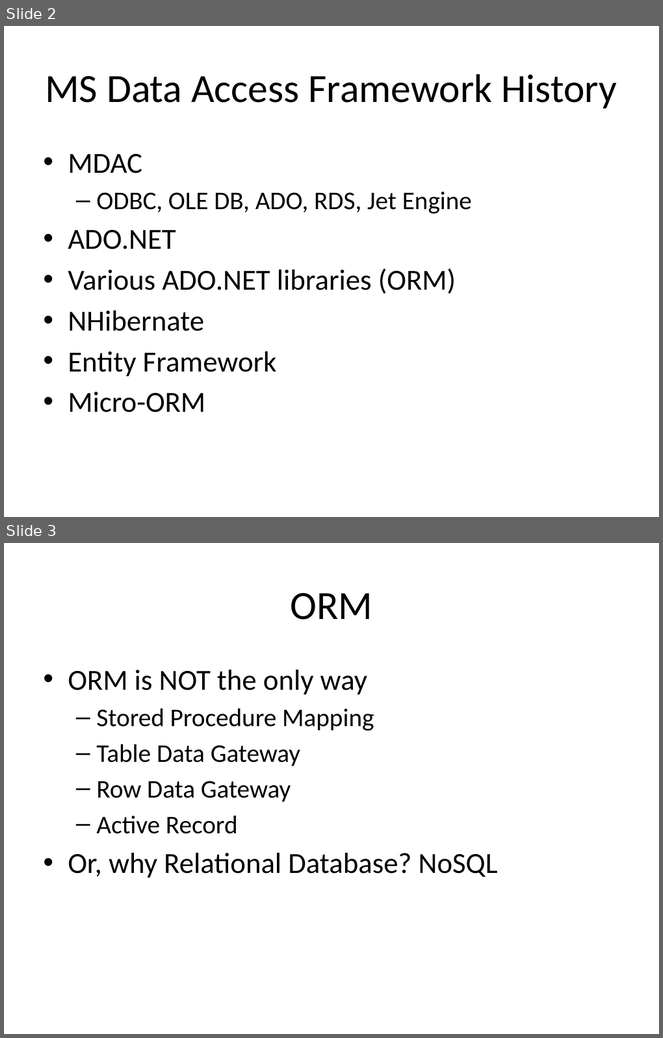
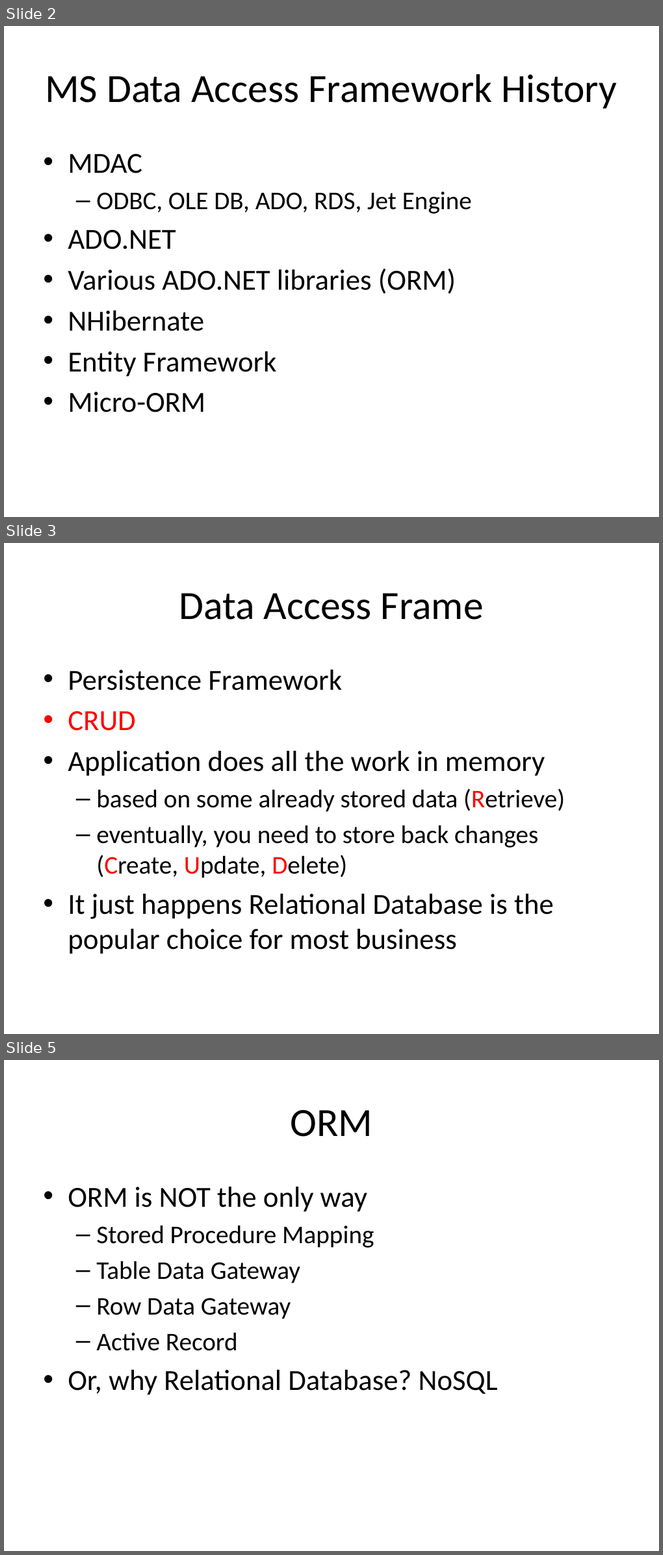
Before and after one commit to harrychou/Notes, a slide deck: Data Access Framework.pptx. Shown one above the other, each under a label of ours: slides 2 and 3 before the commit, slides 2, 3 and 5 after it; the slides between them are not shown. The pictures are 663x1038 and 663x1555 pixels, drawn with LibreOffice and Linux fonts; fonts in the diff are those of the drawing. Boxes give left, top, right and bottom in pixels: in the first picture for what was removed or moved away, otherwise in the second. Text is boxed around its words. In the diff, an @@ line names an element or a change of style, - is before the commit and + after.

```diff
--- a/Data Access Framework.pptx
+++ b/Data Access Framework.pptx
@@ slide 3 added at <box>4,543,659,1034</box>, background #FFFFFF @@
@@ title added at <box>180,593,484,620</box>, 44 pt, text #000000 @@
+Data Access Frame
@@ text added at <box>68,670,565,954</box>, 32 pt, text #000000 @@
+• Persistence Framework
+• CRUD
+• Application does all the work in memory
+  – based on some already stored data (Retrieve)
+  – eventually, you need to store back changes (Create, Update, Delete)
+• It just happens Relational Database is the popular choice for most business
@@ what was slide 3 is now slide 5 @@
```
Also in this commit, not shown: 1 other slide added, 1 other file.
